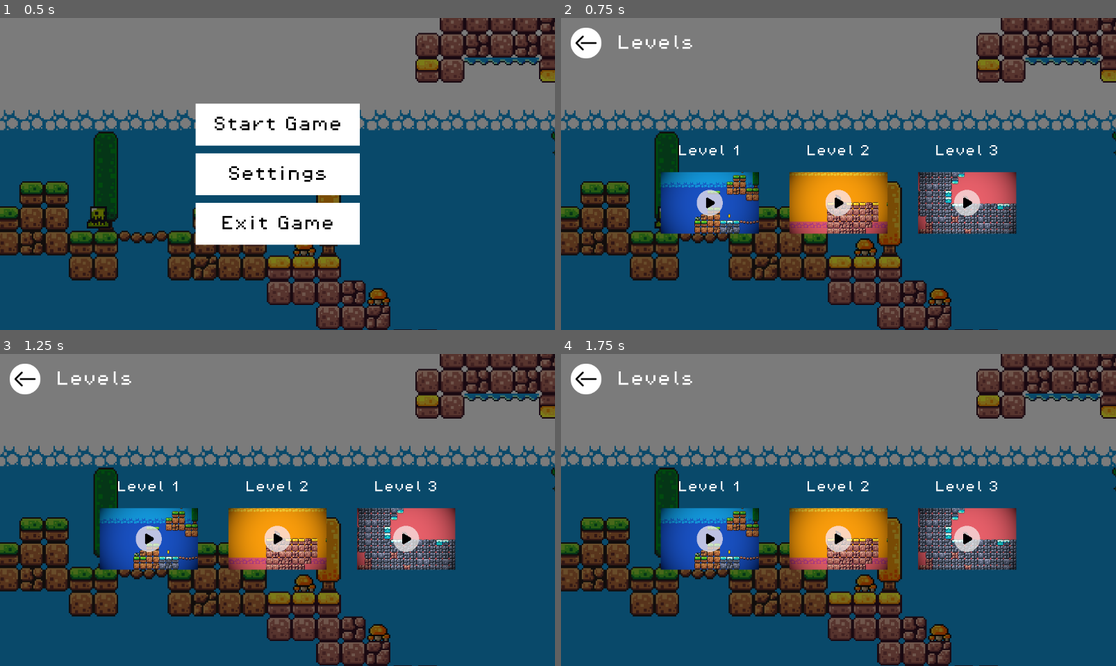
Above: before the commit, frames 1-4 (two rows, left to right).
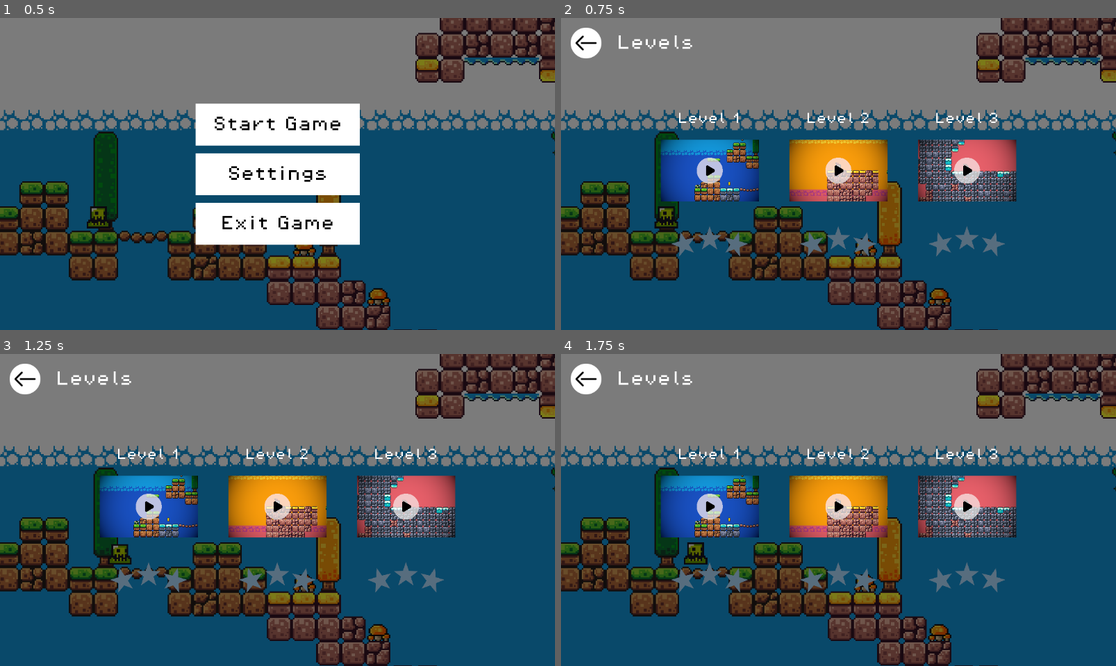
Above: after the commit, the same moments.

Repository: ImadSaddik/FirstGodotGame
Game: Godot game, scene res://scenes/start_screen_ui.tscn
Same seed, same stepped clock (60 frames per second), same inputs: the game is played once before the commit and once after it.
Inputs (mouse positions are in pixels of both pictures, inside the frame that each line leads up to; where the layout moved, square brackets give the same spot in the first picture):
- Up to frame 1 (0.5 s): no input
- Up to frame 2 (0.75 s): click "Start Game" at 0.5 s
- Up to frame 3 (1.25 s): no input
- Up to frame 4 (1.75 s): click (783, 538) [783, 569] at 1.25 s

Frame 1 is identical in both runs. In frame 2, 16% of the frame differs, in the area x 17-83%, y 30-77%; in frame 3, 16%; in frame 4, 16%.

Commit message:
Added the ability to show the highest score for each level

Diff:
--- a/scenes/start_screen_ui.tscn
+++ b/scenes/start_screen_ui.tscn
@@ -6,11 +6,13 @@
 [ext_resource type="PackedScene" uid="uid://dhdcm8lltqcrp" path="res://scenes/slime.tscn" id="3_4saye"]
 [ext_resource type="Texture2D" uid="uid://ckcq783q0yla6" path="res://assets/svg/return_button.svg" id="3_n3w1f"]
 [ext_resource type="Texture2D" uid="uid://oetnecl5inqw" path="res://assets/level_covers/level_1_cover.png" id="4_3rcwx"]
+[ext_resource type="Script" path="res://scripts/levels_view_ui.gd" id="4_kxuuv"]
 [ext_resource type="Texture2D" uid="uid://53tb2kvubbsl" path="res://assets/button_states/level_cover_click.png" id="5_rnv3v"]
 [ext_resource type="Texture2D" uid="uid://g13exg2rd8fu" path="res://assets/level_covers/level_2_cover.png" id="5_w623u"]
 [ext_resource type="Texture2D" uid="uid://do3dxxsheewgf" path="res://assets/level_covers/level_3_cover.png" id="6_0d0qb"]
 [ext_resource type="PackedScene" uid="uid://8p8jdk1hlhmi" path="res://scenes/slime_ball.tscn" id="6_b41ph"]
 [ext_resource type="Texture2D" uid="uid://bvvq2fd0nvblw" path="res://assets/button_states/level_cover_hover.png" id="6_snrnw"]
+[ext_resource type="Texture2D" uid="uid://blwmlltuy0c1a" path="res://assets/svg/empty_stars_level_end.svg" id="7_7iqgf"]
 
 [sub_resource type="StyleBoxFlat" id="StyleBoxFlat_ggd0a"]
 bg_color = Color(0, 0, 0, 0.517647)
@@ -353,7 +355,7 @@
 step = 0.001
 value = 1.0
 
-[node name="LevelsView" type="VBoxContainer" parent="CanvasLayer"]
+[node name="LevelsView" type="VBoxContainer" parent="CanvasLayer" node_paths=PackedStringArray("starRatingTextureRectLevel1", "starRatingTextureRectLevel2", "starRatingTextureRectLevel3")]
 visible = false
 anchors_preset = 15
 anchor_right = 1.0
@@ -366,6 +368,10 @@
 grow_vertical = 2
 size_flags_horizontal = 3
 theme_override_constants/separation = 0
+script = ExtResource("4_kxuuv")
+starRatingTextureRectLevel1 = NodePath("VBoxContainer/Level1/StarRatingLevel1")
+starRatingTextureRectLevel2 = NodePath("VBoxContainer/Level2/StarRatingLevel2")
+starRatingTextureRectLevel3 = NodePath("VBoxContainer/Level3/StarRatingLevel3")
 
 [node name="HBoxContainer" type="HBoxContainer" parent="CanvasLayer/LevelsView"]
 layout_mode = 2
@@ -405,14 +411,14 @@
 theme_override_font_sizes/font_size = 24
 text = "Level 1"
 
-[node name="TextureRect" type="TextureRect" parent="CanvasLayer/LevelsView/VBoxContainer/Level1"]
+[node name="Cover" type="TextureRect" parent="CanvasLayer/LevelsView/VBoxContainer/Level1"]
 clip_contents = true
 custom_minimum_size = Vector2(128, 128)
 layout_mode = 2
 texture = ExtResource("4_3rcwx")
 expand_mode = 3
 
-[node name="Level1Button" type="TextureButton" parent="CanvasLayer/LevelsView/VBoxContainer/Level1/TextureRect"]
+[node name="Level1Button" type="TextureButton" parent="CanvasLayer/LevelsView/VBoxContainer/Level1/Cover"]
 z_index = 5
 clip_contents = true
 custom_minimum_size = Vector2(128, 128)
@@ -424,6 +430,13 @@
 texture_pressed = ExtResource("5_rnv3v")
 texture_hover = ExtResource("6_snrnw")
 
+[node name="StarRatingLevel1" type="TextureRect" parent="CanvasLayer/LevelsView/VBoxContainer/Level1"]
+clip_contents = true
+custom_minimum_size = Vector2(64, 64)
+layout_mode = 2
+texture = ExtResource("7_7iqgf")
+expand_mode = 5
+
 [node name="Level2" type="VBoxContainer" parent="CanvasLayer/LevelsView/VBoxContainer"]
 layout_mode = 2
 theme_override_constants/separation = 32
@@ -454,6 +467,13 @@
 texture_pressed = ExtResource("5_rnv3v")
 texture_hover = ExtResource("6_snrnw")
 
+[node name="StarRatingLevel2" type="TextureRect" parent="CanvasLayer/LevelsView/VBoxContainer/Level2"]
+clip_contents = true
+custom_minimum_size = Vector2(64, 64)
+layout_mode = 2
+texture = ExtResource("7_7iqgf")
+expand_mode = 5
+
 [node name="Level3" type="VBoxContainer" parent="CanvasLayer/LevelsView/VBoxContainer"]
 layout_mode = 2
 theme_override_constants/separation = 32
@@ -483,6 +503,13 @@
 mouse_default_cursor_shape = 2
 texture_pressed = ExtResource("5_rnv3v")
 texture_hover = ExtResource("6_snrnw")
+
+[node name="StarRatingLevel3" type="TextureRect" parent="CanvasLayer/LevelsView/VBoxContainer/Level3"]
+clip_contents = true
+custom_minimum_size = Vector2(64, 64)
+layout_mode = 2
+texture = ExtResource("7_7iqgf")
+expand_mode = 5
 
 [node name="TileMap" type="TileMap" parent="."]
 position = Vector2(40, 31)
@@ -532,6 +559,6 @@
 [connection signal="value_changed" from="CanvasLayer/SettingsView/VBoxContainer/Music/MusicVolumeSlider" to="." method="_on_music_slider_value_changed"]
 [connection signal="value_changed" from="CanvasLayer/SettingsView/VBoxContainer/SoundEffects/SoundEffectsVolumeSlider" to="." method="_on_sound_effects_slider_value_changed"]
 [connection signal="pressed" from="CanvasLayer/LevelsView/HBoxContainer/ReturnToStartMenuButton" to="." method="_on_return_to_start_menu_button_pressed"]
-[connection signal="pressed" from="CanvasLayer/LevelsView/VBoxContainer/Level1/TextureRect/Level1Button" to="." method="_on_start_level_1_button_pressed"]
+[connection signal="pressed" from="CanvasLayer/LevelsView/VBoxContainer/Level1/Cover/Level1Button" to="." method="_on_start_level_1_button_pressed"]
 [connection signal="pressed" from="CanvasLayer/LevelsView/VBoxContainer/Level2/TextureRect/Level2Button" to="." method="_on_start_level_2_button_pressed"]
 [connection signal="pressed" from="CanvasLayer/LevelsView/VBoxContainer/Level3/TextureRect/Level3Button" to="." method="_on_start_level_3_button_pressed"]
--- a/scenes/win_menu_ui.tscn
+++ b/scenes/win_menu_ui.tscn
@@ -18,7 +18,7 @@
 [sub_resource type="StyleBoxFlat" id="StyleBoxFlat_ipvb3"]
 bg_color = Color(1, 1, 1, 1)
 
-[node name="WinMenuUI" type="Control" node_paths=PackedStringArray("nextLevelButton", "starsImageContainer")]
+[node name="WinMenuUI" type="Control" node_paths=PackedStringArray("nextLevelButton", "starRatingTextureRect")]
 layout_mode = 3
 anchors_preset = 15
 anchor_right = 1.0
@@ -27,7 +27,7 @@
 grow_vertical = 2
 script = ExtResource("1_5kj4s")
 nextLevelButton = NodePath("CanvasLayer/VBoxContainer/NextLevelButton")
-starsImageContainer = NodePath("CanvasLayer/stars")
+starRatingTextureRect = NodePath("CanvasLayer/starRating")
 
 [node name="CanvasLayer" type="CanvasLayer" parent="."]
 layer = 2
@@ -100,7 +100,7 @@
 theme_override_font_sizes/font_size = 32
 text = "Congratulations, you won!"
 
-[node name="stars" type="TextureRect" parent="CanvasLayer"]
+[node name="starRating" type="TextureRect" parent="CanvasLayer"]
 anchors_preset = 8
 anchor_left = 0.5
 anchor_top = 0.5
--- a/scripts/game_manager.gd
+++ b/scripts/game_manager.gd
@@ -34,6 +34,7 @@
 	player.isLevelCompleted = true
 
 	winMenuUI.update_stars_based_on_score(score, maxNumberOfStars)
+	winMenuUI.save_star_rating(score, maxNumberOfStars)
 
 	if currentLevel == 3:
 		winMenuUI.hide_next_level_button()
--- /dev/null
+++ b/scripts/levels_view_ui.gd
@@ -0,0 +1,34 @@
+extends VBoxContainer
+
+@export var starRatingTextureRectLevel1: TextureRect
+@export var starRatingTextureRectLevel2: TextureRect
+@export var starRatingTextureRectLevel3: TextureRect
+
+var starRatingManager: StarRatingManager
+
+
+func _ready() -> void:
+	starRatingManager = StarRatingManager.new()
+
+
+func update_star_rating_from_saved_data() -> void:
+	var starRatingsPerLevel = starRatingManager.load_star_rating()
+	var indexToTextureRect = {
+		1: starRatingTextureRectLevel1,
+		2: starRatingTextureRectLevel2,
+		3: starRatingTextureRectLevel3,
+	}
+	for i in 3:
+		var index = i + 1
+		_set_texture({
+			"texture_rect": indexToTextureRect[index],
+			"level": index,
+			"star_ratings_per_level": starRatingsPerLevel
+		})
+
+
+func _set_texture(data: Dictionary) -> void:
+	var key = "level_" + str(data["level"]) + "_star_rating"
+	var rating = data["star_ratings_per_level"][key]
+	var textureRect = data["texture_rect"]
+	textureRect.texture = starRatingManager.STARS_TEXTURES[int(rating)]
--- a/scripts/start_screen_ui.gd
+++ b/scripts/start_screen_ui.gd
@@ -6,8 +6,11 @@
 @export var levelsView: VBoxContainer
 @export var startMenuView: VBoxContainer
 
+const FILE_PATH: String = "user://star_rating.save"
+
 var music_bus_index: int
 var sound_effects_bus_index: int
+
 
 func _ready() -> void:
 	music_bus_index = AudioServer.get_bus_index(music_bus_name)
@@ -16,6 +19,8 @@
 
 func _on_start_game_button_pressed() -> void:
 	startMenuView.hide()
+
+	levelsView.update_star_rating_from_saved_data()
 	levelsView.show()
 
 
--- a/scripts/win_menu_ui.gd
+++ b/scripts/win_menu_ui.gd
@@ -1,28 +1,21 @@
 extends Control
 
-enum StarRating {
-	NONE,
-	ONE_STAR,
-	TWO_STARS,
-	THREE_STARS
-}
-
 @export var nextLevelButton: Button
-@export var starsImageContainer: TextureRect
+@export var starRatingTextureRect: TextureRect
 @export var currentLevel: int
-
-const STARS_TEXTURES = {
-	StarRating.NONE: preload("res://assets/svg/empty_stars_level_end.svg"),
-	StarRating.ONE_STAR: preload("res://assets/svg/one_star_filled_level_end.svg"),
-	StarRating.TWO_STARS: preload("res://assets/svg/two_stars_filled_level_end.svg"),
-	StarRating.THREE_STARS: preload("res://assets/svg/all_stars_filled_level_end.svg")
-}
 
 const LEVELS_SCENES = {
 	"1": "res://scenes/level_1.tscn",
 	"2": "res://scenes/level_2.tscn",
 	"3": "res://scenes/level_3.tscn",
 }
+
+var starRatingManager: StarRatingManager
+
+
+func _ready() -> void:
+	starRatingManager = StarRatingManager.new()
+
 
 func _on_main_menu_button_pressed() -> void:
 	get_tree().change_scene_to_file("res://scenes/start_screen_ui.tscn")
@@ -33,17 +26,12 @@
 
 
 func update_stars_based_on_score(collectedStars: int, maxNumberOfStars: int) -> void:
-	var rating = StarRating.NONE
+	var rating = starRatingManager.get_rating(collectedStars, maxNumberOfStars)
+	starRatingTextureRect.texture = starRatingManager.STARS_TEXTURES[rating]
 
-	if collectedStars >= maxNumberOfStars:
-		rating = StarRating.THREE_STARS
-	elif collectedStars >= float(maxNumberOfStars) / 2:
-		rating = StarRating.TWO_STARS
-	elif collectedStars >= 1:
-		rating = StarRating.ONE_STAR
 
-	starsImageContainer.texture = STARS_TEXTURES[rating]
-
+func save_star_rating(collectedStars: int, maxNumberOfStars: int) -> void:
+	starRatingManager.save_rating(collectedStars, maxNumberOfStars, currentLevel)
 
 func hide_next_level_button() -> void:
 	nextLevelButton.hide()
Not shown: 1 places in scenes/start_screen_ui.tscn that only renumber resources
